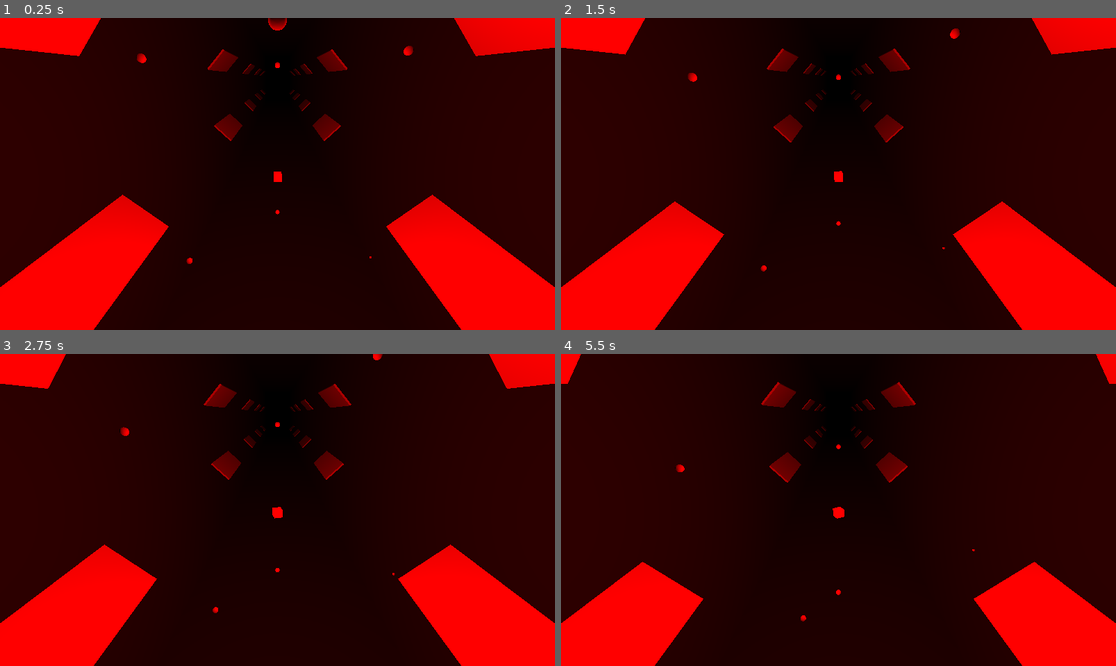
Above: before the commit, frames 1-4 (two rows, left to right).
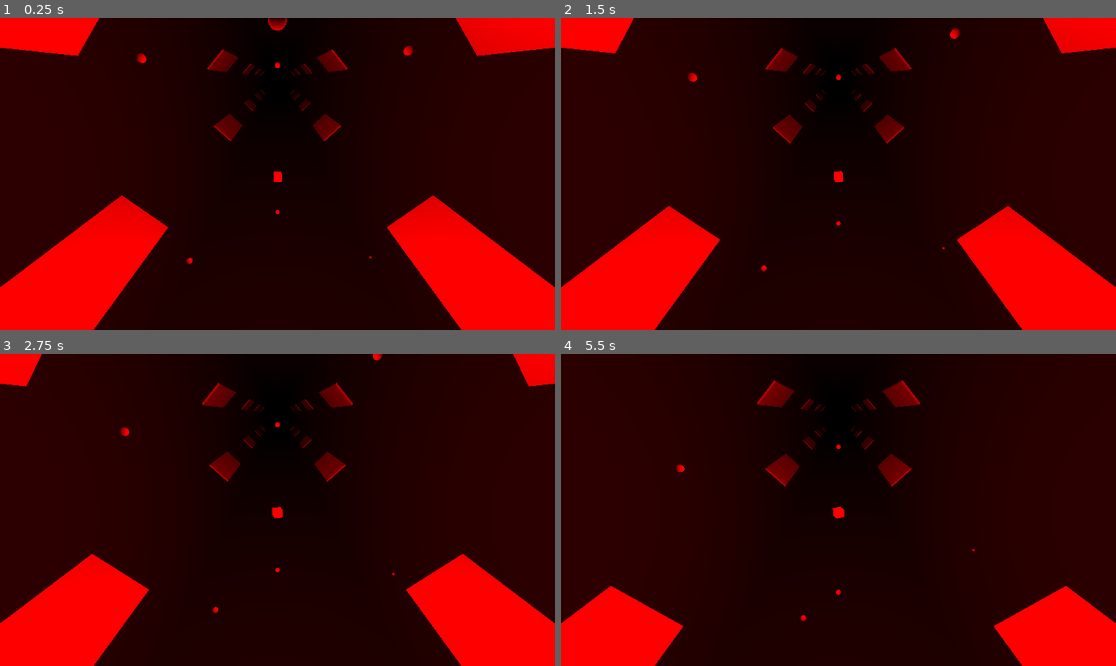
Above: after the commit, the same moments.

Repository: Flute-Gamer/CaminhoTelematico
Game: Godot game, scene res://world.tscn
Two runs of this game, one before a commit and one after it. Both use one fixed random seed, a clock stepped at 60 frames per second and the inputs below.
Inputs:
- Up to frame 1 (0.25 s): no input
- Up to frame 2 (1.5 s): no input
- Up to frame 3 (2.75 s): no input
- Up to frame 4 (5.5 s): no input

The runs differ from the first frame. In frame 1, 0.2% of the frame differs, in the area x 9-91%, y 0-74%; in frame 2, 1.1%; in frame 3, 2.3%; in frame 4, 4.2%, in the area x 0-100%, y 0-88%.

Commit message:
optmized code to pai run most of

Diff:
--- a/scripts/balls_omni_ligh.gd
+++ b/scripts/balls_omni_ligh.gd
@@ -8,16 +8,6 @@
 var speed = 0.01
 var globalZ = 0
 var volume_samples: Array = []
-
-#variaveis pra luz
-var record_live_index: int
-var record_bus_index
-var spectrum
-@export var minFreq = 20.0
-@export var maxFreq = 5000.0
-var bands = 7
-var factor
-var magnitude = []
 
 func _ready() -> void:
 	#ready para girar
@@ -33,10 +23,6 @@
 
 	#ready para luz
 	randomize()
-	magnitude.resize(bands)
-	record_live_index = AudioServer.get_bus_index('Record')
-	spectrum = AudioServer.get_bus_effect_instance(record_live_index, 1)
-	factor = pow(maxFreq/minFreq, 1.0/bands)
 	color()
 
 func _process(delta: float) -> void:
@@ -55,10 +41,7 @@
 		global_position = grandParent.global_position + Vector3(0, new_y, new_z)
 
 func color():
-	for i in range(bands):
-		var aud = spectrum.get_magnitude_for_frequency_range(minFreq*pow(factor, i), minFreq*pow(factor, i+1))
-		magnitude[i] = (aud.x + aud.y)/2
-	var index_color = maxIndex(magnitude)
+	var index_color = grandParent.indexColor()
 	if index_color == 0:
 		self.light_color = Color(1, 0, 0)
 	elif index_color == 1:
@@ -79,18 +62,3 @@
 	color()
 
 	return
-
-func maxIndex(arr):
-	var maxindex = 0
-	for i in range (1, arr.size()):
-		if arr[i] > arr[maxindex]:
-			maxindex = i
-	return maxindex
-
-
-func average_array(arr: Array) -> float:
-	var avg = 0.0
-	for i in range(arr.size()):
-		avg += arr[i]
-	avg /= arr.size()
-	return avg
--- a/scripts/cameralight.gd
+++ b/scripts/cameralight.gd
@@ -1,50 +1,29 @@
 extends OmniLight3D
 
-#variaveis pra luz
-var record_live_index: int
-var record_bus_index
-var spectrum
-var minFreq = 20.0
-var maxFreq = 5000.0
-var bands = 7
-var factor
-var magnitude = []
+var grandParent
 
-# Called when the node enters the scene tree for the first time.
 func _ready() -> void:
-
 	#ready para luz
+	grandParent = get_parent().get_parent()
 	randomize()
-	magnitude.resize(bands)
-	record_live_index = AudioServer.get_bus_index('Record')
-	spectrum = AudioServer.get_bus_effect_instance(record_live_index, 1)
-	factor = pow(maxFreq/minFreq, 1.0/bands)
 	color()
 
-# Called every frame. 'delta' is the elapsed time since the previous frame.
-func _process(_elta: float) -> void:
+func _process(_delta: float) -> void:
 	pass
 
-	##print(magnitude)
-	##var energy = magnitude.length()
-	##light_energy = energy * 10.0
-
 func color():
-	for i in range(bands):
-		var aud = spectrum.get_magnitude_for_frequency_range(minFreq*pow(factor, i), minFreq*pow(factor, i+1))
-		magnitude[i] = (aud.x + aud.y)/2
-	var index = maxIndex(magnitude)
-	if index == 0:
+	var index_color = grandParent.indexColor()
+	if index_color == 0:
 		self.light_color = Color(1, 0, 0)
-	elif index == 1:
+	elif index_color == 1:
 		self.light_color = Color(1, 0.5, 0)
-	elif index == 2:
+	elif index_color == 2:
 		self.light_color = Color(1, 1, 0)
-	elif index == 3:
+	elif index_color == 3:
 		self.light_color = Color(0, 1, 0)
-	elif index == 4:
+	elif index_color == 4:
 		self.light_color = Color(0.0, 0.7,1)
-	elif index == 5:
+	elif index_color == 5:
 		self.light_color = Color(0, 0, 1)
 	else:
 		self.light_color = Color(0.56, 0, 1)
@@ -54,10 +33,3 @@
 	color()
 
 	return
-
-func maxIndex(arr):
-	var maxindex = 0
-	for i in range (1, arr.size()):
-		if arr[i] > arr[maxindex]:
-			maxindex = i
-	return maxindex
--- a/scripts/movingwall.gd
+++ b/scripts/movingwall.gd
@@ -18,7 +18,7 @@
 	else:
 		visible = true
 
-	speed = grandParent.speed * 4
+	speed = grandParent.speed * 6
 
 	if speed < 0.1:
 		speed = 0.1
--- a/scripts/pai.gd
+++ b/scripts/pai.gd
@@ -1,4 +1,5 @@
 extends Node3D
+#movement
 var speed = 0.02
 var record_live_index: int
 var volume_samples: Array = []
@@ -8,11 +9,24 @@
 const array_size = 1500
 const MAX_SAMPLES: int = 10
 
+#colors
+var bands = 7
+@export var minFreq = 20.0
+@export var maxFreq = 5000.0
+var factor
+var spectrum
+var magnitude = []
+
 func _ready() -> void:
 	record_live_index = AudioServer.get_bus_index('Record')
 	speedArray.resize(array_size)
 	for i in range(speedArray.size()):
 		speedArray[i] = 0.1
+
+	magnitude.resize(bands)
+	record_live_index = AudioServer.get_bus_index('Record')
+	spectrum = AudioServer.get_bus_effect_instance(record_live_index, 1)
+	factor = pow(maxFreq/minFreq, 1.0/bands)
 
 func _process(_delta: float) -> void:
 	var sample = db_to_linear(AudioServer.get_bus_peak_volume_left_db(record_live_index, 0))
@@ -24,6 +38,14 @@
 	momentspeed = sample_avg * 10
 	controlSpeed(momentspeed)
 	speed = average_array(speedArray)
+
+func indexColor():
+	for i in range(bands):
+		if factor != null:
+			var aud = spectrum.get_magnitude_for_frequency_range(minFreq*pow(factor, i), minFreq*pow(factor, i+1))
+			magnitude[i] = (aud.x + aud.y)/2
+	var index_color = maxIndex(magnitude)
+	return index_color
 
 func controlSpeed(momspeed: float):
 	if (index < array_size):
@@ -40,3 +62,10 @@
 		avg += arr[i]
 	avg /= arr.size()
 	return avg
+
+func maxIndex(arr):
+	var maxindex = 0
+	for i in range (1, arr.size()):
+		if arr[i] > arr[maxindex]:
+			maxindex = i
+	return maxindex
